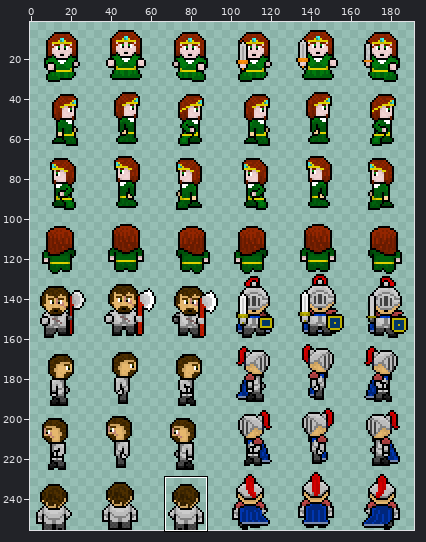
Sprite sheet, stored at Sprites/Aidan.png. Above, an overview of the earlier version with the close-up marked.
Close-up. Earlier state:
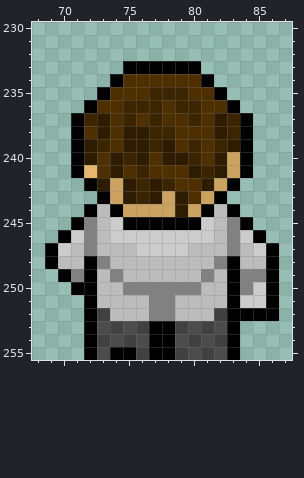
The file is 192x256 pixels. Colours within 5 levels of each other are drawn and written as one. Shown: x 68..87, y 230..255. The wide view leaves out empty margins. The commit also changed other parts of the picture, which this record leaves out.
Once edited:
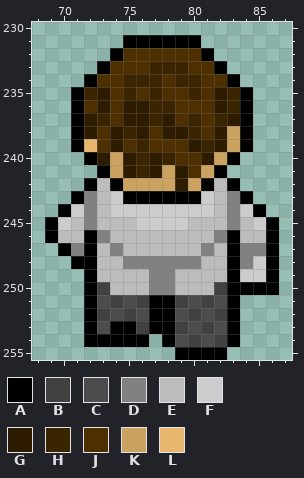
Palette (. is transparent): A #000000  B #414141  C #4c4c4c  D #818181  E #bcbcbc  F #cccccc  G #2e1c00  H #3b2400  J #4d2f00  K #cca260  L #e6b76d
Change:
Changed rows in their new state; - is an unchanged pixel.
first column x 69:
231 ------AAAAAA------
232 -----AJJJJJJA-----
233 ----AJJJHHHJJA----
234 ---AJJHHH-HHJJA---
235 --AHG-H--JJH-GHA--
236 --AJG-GG-HJJ-GHA--
237 ---GH-GG-G---HG---
238 ---GJGH-JGGH--K---
239 ---LJGJHJJ-GHGK---
240 --.AGKGHGHJJGKA.--
241 --..AKG-GKGJKA..--
242 ----EAKKKKGKAE----
243 --ADEFAAAAAAFEDA--
244 -AFD-FFFFFFFF-DFA-
245 AFE--EEFFFFEE--EFA
246 AEEADEEEEEEEEDAEEA
247 .ADA-D-EEEE-D-ADD-
248 ..A-E-DDDDDD-E-DF-
249 -..--E--DD--E--FF-
250 --.-B-EE--EE-B-AA-
251 ----CBCBAABCBC-...
252 -----CBCAACBC--...
253 -----AA-----------
254 ----AAAA.---------
255 ---.......AAAA.---
Where, in picture pixels (left, top, right, bottom), the same in both close-ups:
changed: (45, 35, 279, 360)
